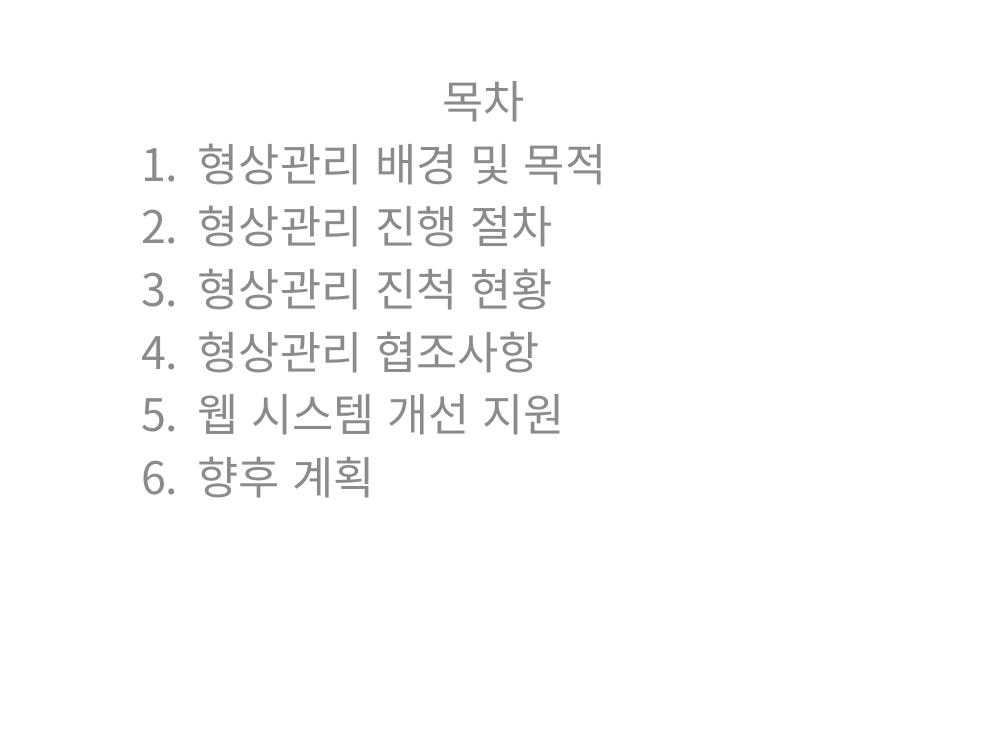
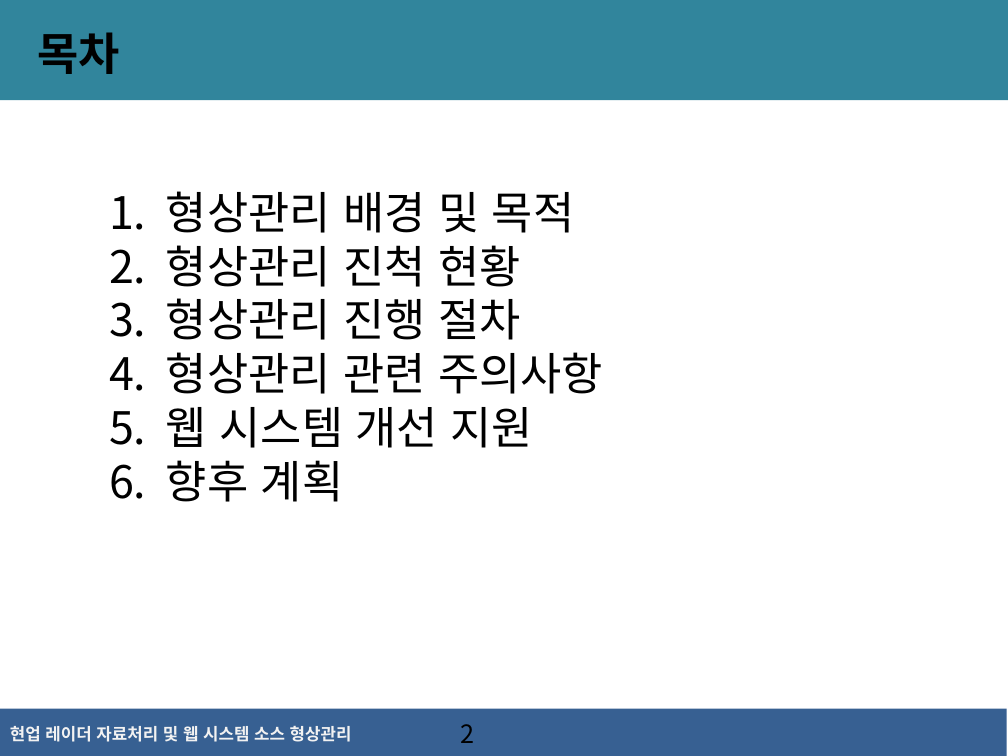
Before and after one commit to kodak00/FirstJava, a slide deck: slide 2 of 현업 레이더자료처리 및 웹시스템 소스 형상관리(김언식).pptx. Drawn at 1008x756 pixels with LibreOffice and Linux fonts; fonts in the diff are those of the drawing; background and template pictures are left out. Boxes give left, top, right and bottom in pixels: in the first picture for what was removed or moved away, otherwise in the second. Text is boxed around its words. In the diff, an @@ line names an element or a change of style, - is before the commit and + after.

```diff
--- a/현업 레이더자료처리 및 웹시스템 소스 형상관리(김언식).pptx
+++ b/현업 레이더자료처리 및 웹시스템 소스 형상관리(김언식).pptx
@@ rectangle added at [0, 0, 1008, 100], fill #31859C @@
@@ text added at [38, 32, 120, 74], 32 pt, text #000000, bold @@
+목차
@@ subtitle at [442, 81, 524, 122]: paragraph removed @@
-목차
@@ subtitle "형상관리 배경 및 목적": place and size @@
-subtitle "형상관리 배경 및 목적" at [198, 81, 606, 498]
+subtitle "형상관리 배경 및 목적" at [166, 191, 603, 502]
@@ subtitle at [166, 191, 574, 502]: text colour #8C8C8C to #000000 in "형상관리 배경 및 목적", "형상관리 진행 절차", "웹 시스템 개선 지원", "향후 계획" @@
@@ subtitle at [166, 245, 520, 287]: paragraph added @@
+2. 형상관리 진척 현황
@@ subtitle at [166, 352, 603, 394]: text changed; text colour #8C8C8C to #000000 @@
-3. 형상관리 진척 현황
-4. 형상관리 협조사항
+4. 형상관리 관련 주의사항
@@ rectangle added at [0, 709, 1007, 756], fill #376092 @@
@@ text added at [10, 726, 352, 742], 12 pt, text #F2F2F2, bold @@
+현업 레이더 자료처리 및 웹 시스템 소스 형상관리
@@ page number added at [460, 724, 474, 743], 18 pt, text #000000 @@
+2
```
Also in this commit, not shown: 9 other slides changed, 6 slides added, 3 slides removed.
